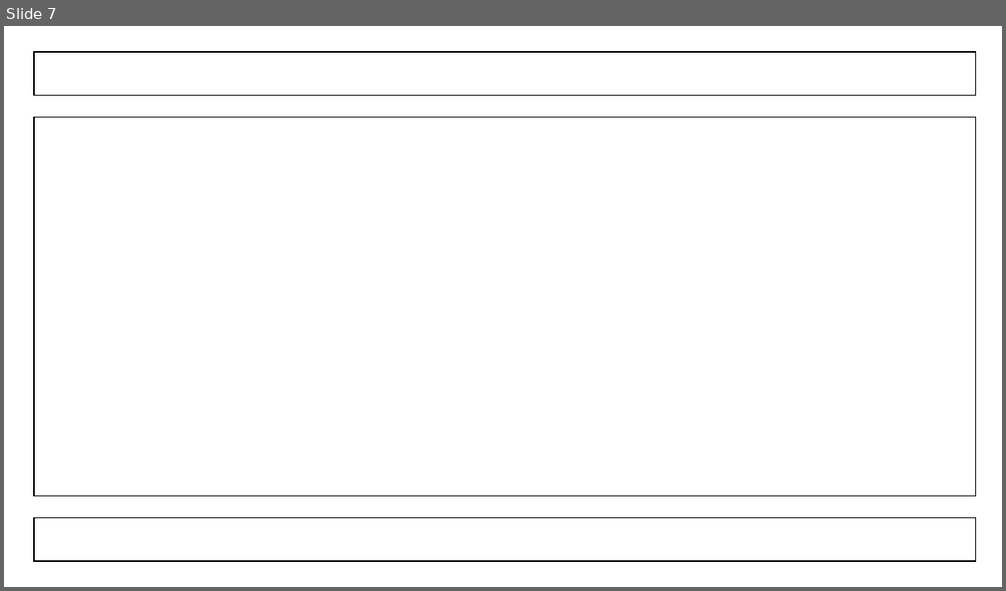
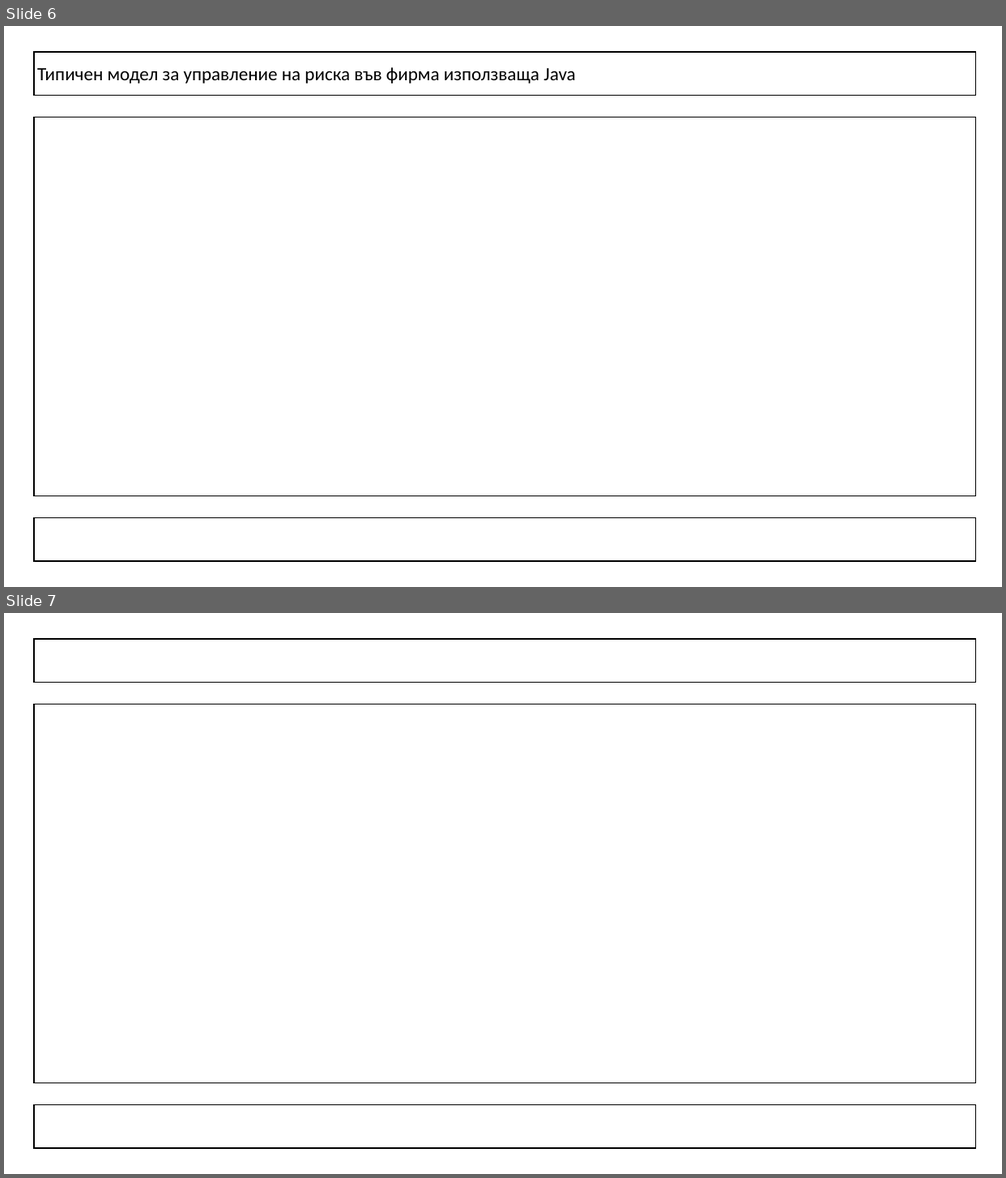
Before and after one commit to atkuzmanov/sctm130-sctm146-proekt-unrvk-2022, a slide deck: sctm146-proekt-unrvk-6.pptx. Shown one above the other, each under a label of ours: slide 7 before the commit, slides 6 and 7 after it. The pictures are 1006x591 and 1006x1178 pixels, drawn with LibreOffice and Linux fonts; fonts in the diff are those of the drawing. Boxes give left, top, right and bottom in pixels: in the first picture for what was removed or moved away, otherwise in the second. Text is boxed around its words. In the diff, an @@ line names an element or a change of style, - is before the commit and + after.

```diff
--- a/sctm146-proekt-unrvk-6.pptx
+++ b/sctm146-proekt-unrvk-6.pptx
@@ slide 6 added at [4, 26, 1002, 587], background #FFFFFF @@
@@ rectangle added at [34, 52, 977, 96], outline #000000 1 pt @@
@@ text added at [37, 67, 575, 84], 18 pt, text #000000 @@
+Типичен модел за управление на риска във фирма използваща Java
@@ rectangle added at [34, 118, 977, 497], outline #000000 1 pt @@
@@ rectangle added at [34, 518, 977, 561], outline #000000 1 pt @@
```
Also in this commit, not shown: 1 slide changed, 1 slide removed, 7 other files.
